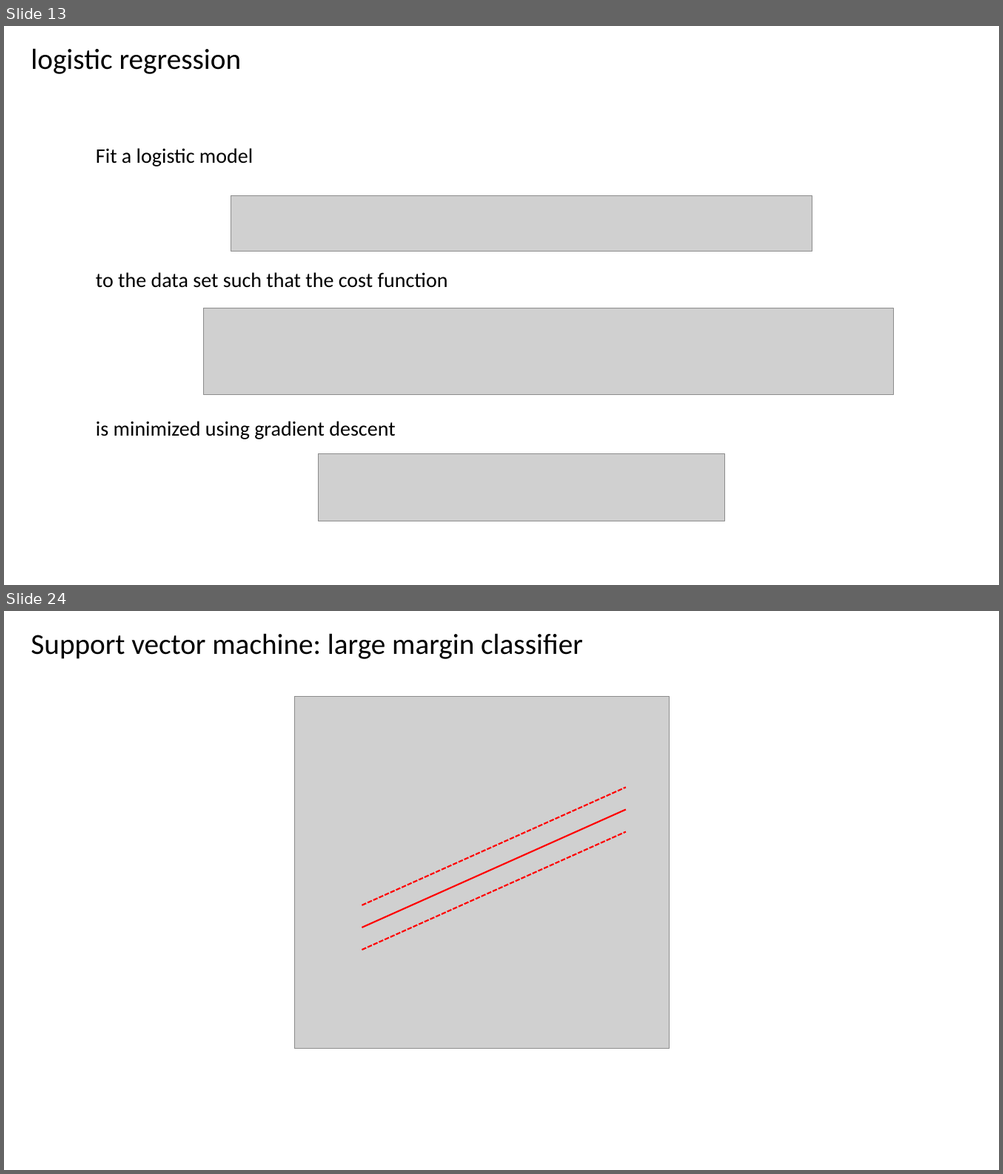
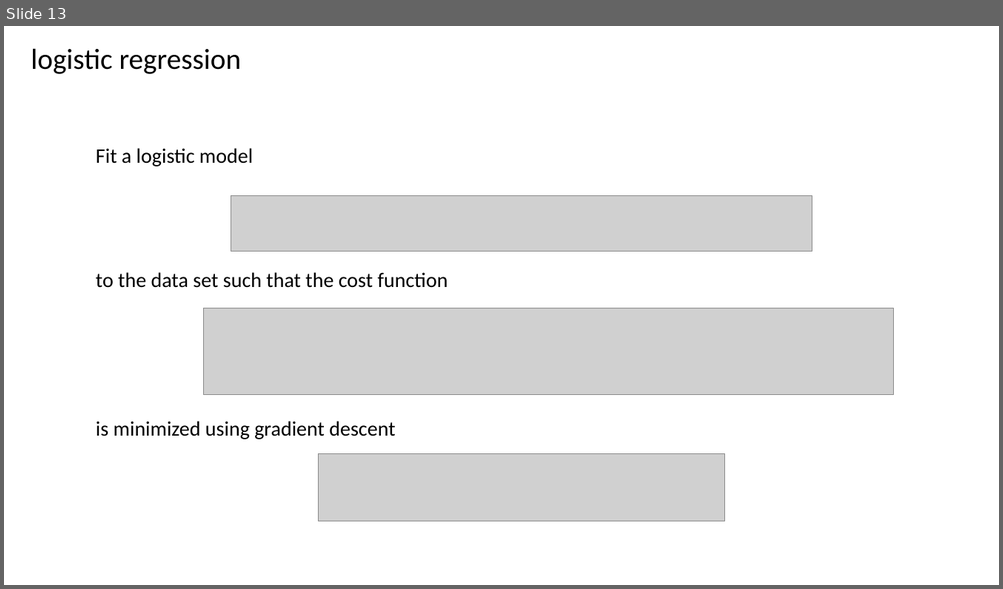
Before and after one commit to CompOmics/ML_AI_Analytical_Chemistry_Course, a slide deck: 01_Foundations/slides/1_3_logistic_regression.pptx. Shown one above the other, each under a label of ours: slides 13 and 24 before the commit, slide 13 after it; the slides between them are not shown. The pictures are 1003x1174 and 1003x589 pixels, drawn with LibreOffice and Linux fonts; fonts in the diff are those of the drawing; grey boxes stand for pictures. Boxes give left, top, right and bottom in pixels: in the first picture for what was removed or moved away, otherwise in the second. Text is boxed around its words. In the diff, an @@ line names an element or a change of style, - is before the commit and + after.

```diff
--- a/01_Foundations/slides/1_3_logistic_regression.pptx
+++ b/01_Foundations/slides/1_3_logistic_regression.pptx
@@ slide 24 removed at [4,611,999,1170], background #FFFFFF @@
@@ text removed at [31,633,583,659] @@
-Support vector machine: large margin classifier
@@ picture removed at [294,697,669,1049] @@
@@ line removed from (362, 906) to (626, 787) @@
@@ line removed from (362, 928) to (626, 809) @@
@@ line removed from (362, 950) to (626, 832) @@
```
Also in this commit, not shown: 25 other slides removed, 25 other files.
